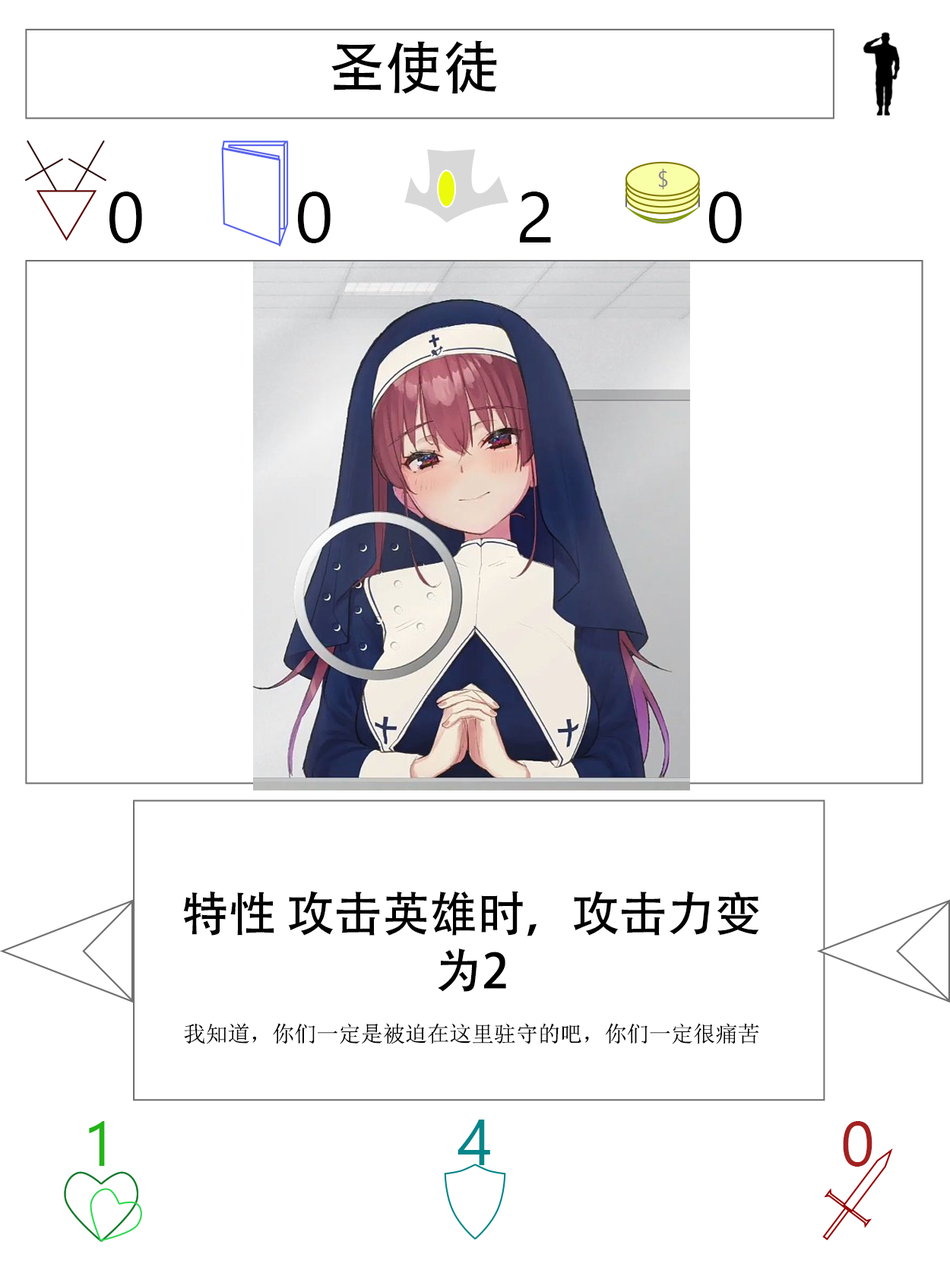
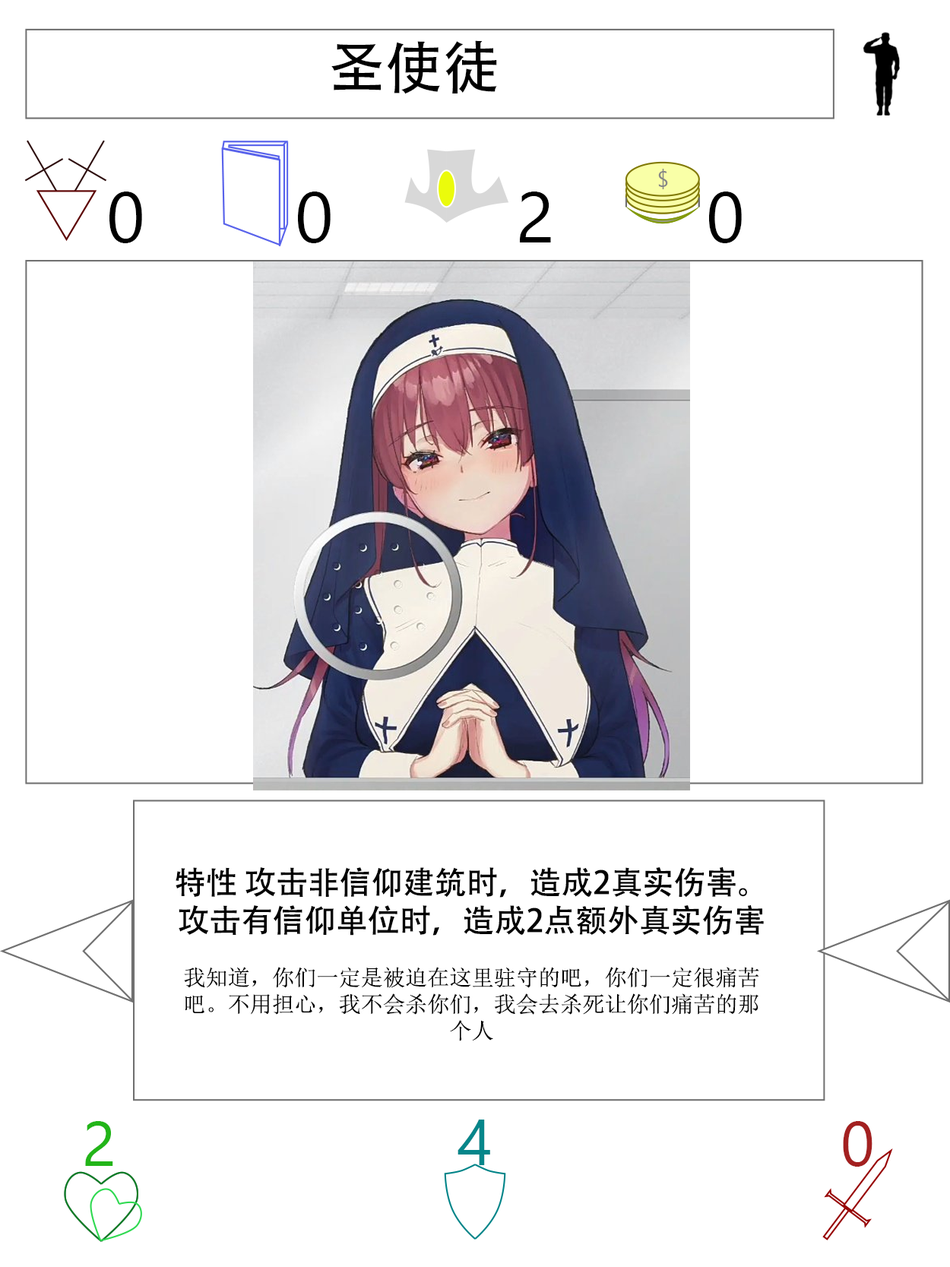
Comparing the layer stacks of the two (950, 1267) images. Changes:
painted on "descrpition" over left=175, top=867, right=764, bottom=1045
painted on "生命值" over left=85, top=1120, right=114, bottom=1166
